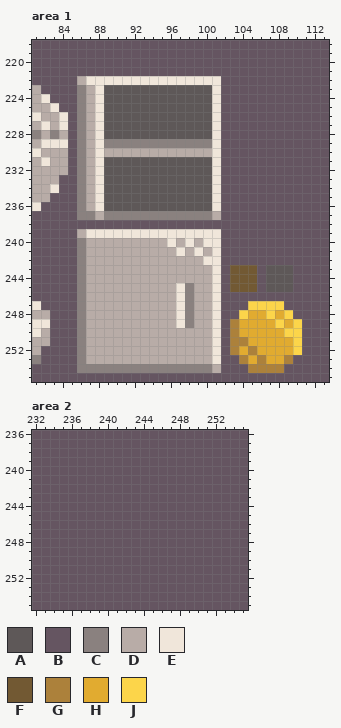
Pixel-art file: Assets/Yaya/Artwork/Environment/Furniture.ase. Above, as it was before the edit.
256x256 pixels, 1 frame. Colours within 5 levels of each other are drawn and written as one. Shown: area 1: x 81..113, y 218..255; area 2: x 232..255, y 236..255. The commit also changed other parts of the picture, which this record leaves out.
Visible layers, top first: "Furniture", "Background".
Palette (. is transparent): A #5e5858  B #655561  C #8a817f  D #b8aca7  E #f0e6da  F #725933  G #ac813b  H #e1ab30  J #fcd54a
Pixels before, area 1, first column x 81:
218 BBBBBBBBBBBBBBBBBBBBBBBBBBBBBBBBB
219 BBBBBBBBBBBBBBBBBBBBBBBBBBBBBBBBB
220 BBBBBBBBBBBBBBBBBBBBBBBBBBBBBBBBB
221 BBBBBBBBBBBBBBBBBBBBBBBBBBBBBBBBB
222 BBBBBDEEEEEEEEEEEEEEEBBBBBBBBBBBB
223 DBBBBCDEAAAAAAAAAAAAEBBBBBBBBBBBB
224 DEBBBCDEAAAAAAAAAAAAEBBBBBBBBBBBB
225 DDEBBCDEAAAAAAAAAAAAEBBBBBBBBBBBB
226 EDDEBCDEAAAAAAAAAAAAEBBBBBBBBBBBB
227 DEDEBCDEAAAAAAAAAAAAEBBBBBBBBBBBB
228 CDCDBCDEAAAAAAAAAAAAEBBBBBBBBBBBB
229 DEEEBCDECCCCCCCCCCCCEBBBBBBBBBBBB
230 EDDDBCDEDDDDDDDDDDDDEBBBBBBBBBBBB
231 DEDDBCDEAAAAAAAAAAAAEBBBBBBBBBBBB
232 DDDDBCDEAAAAAAAAAAAAEBBBBBBBBBBBB
233 DDDBBCDEAAAAAAAAAAAAEBBBBBBBBBBBB
234 DDEBBCDEAAAAAAAAAAAAEBBBBBBBBBBBB
235 DDBBBCDEAAAAAAAAAAAAEBBBBBBBBBBBB
236 EBBBBCDEAAAAAAAAAAAAEBBBBBBBBBBBB
237 BBBBBCCDCCCCCCCCCCCCDBBBBBBBBBBBB
238 BBBBBBBBBBBBBBBBBBBBBBBBBBBBBBBBB
239 BBBBBDEEEEEEEEEEEEEEEBBBBBBBBBBBB
240 BBBBBCDDDDDDDDDEDEDEEBBBBBBBBBBBB
241 BBBBBCDDDDDDDDDDEDEDEBBBBBBBBBBBB
242 BBBBBCDDDDDDDDDDDDDEEBBBBBBBBBBBB
243 BBBBBCDDDDDDDDDDDDDDEBFFFBAAABBBB
244 BBBBBCDDDDDDDDDDDDDDEBFFFBAAABBBB
245 BBBBBCDDDDDDDDDDECDDEBFFFBAAABBBB
246 BBBBBCDDDDDDDDDDECDDEBBBBBBBBBBBB
247 EBBBBCDDDDDDDDDDECDDEBBBJJJJBBBBB
248 DDBBBCDDDDDDDDDDECDDEBBJHHJHJBBBB
249 EEBBBCDDDDDDDDDDECDDEBGHHHHJHJBBB
250 EDBBBCDDDDDDDDDDDDDDEBGHHHHHJJBBB
251 DDBBBCDDDDDDDDDDDDDDEBGGHHHHHJBBB
252 DBBBBCDDDDDDDDDDDDDDEBGHGHHHHJBBB
253 CBBBBCDDDDDDDDDDDDDDEBBGHGHHGBBBB
254 BBBBBCCCCCCCCCCCCCCCDBBBGGGGBBBBB
255 BBBBBBBBBBBBBBBBBBBBBBBBBBBBBBBBB
Pixels before, area 2, first column x 232:
236 BBBBBBBBBBBBBBBBBBBBBBBB
237 BBBBBBBBBBBBBBBBBBBBBBBB
238 BBBBBBBBBBBBBBBBBBBBBBBB
239 BBBBBBBBBBBBBBBBBBBBBBBB
240 BBBBBBBBBBBBBBBBBBBBBBBB
241 BBBBBBBBBBBBBBBBBBBBBBBB
242 BBBBBBBBBBBBBBBBBBBBBBBB
243 BBBBBBBBBBBBBBBBBBBBBBBB
244 BBBBBBBBBBBBBBBBBBBBBBBB
245 BBBBBBBBBBBBBBBBBBBBBBBB
246 BBBBBBBBBBBBBBBBBBBBBBBB
247 BBBBBBBBBBBBBBBBBBBBBBBB
248 BBBBBBBBBBBBBBBBBBBBBBBB
249 BBBBBBBBBBBBBBBBBBBBBBBB
250 BBBBBBBBBBBBBBBBBBBBBBBB
251 BBBBBBBBBBBBBBBBBBBBBBBB
252 BBBBBBBBBBBBBBBBBBBBBBBB
253 BBBBBBBBBBBBBBBBBBBBBBBB
254 BBBBBBBBBBBBBBBBBBBBBBBB
255 BBBBBBBBBBBBBBBBBBBBBBBB
After:
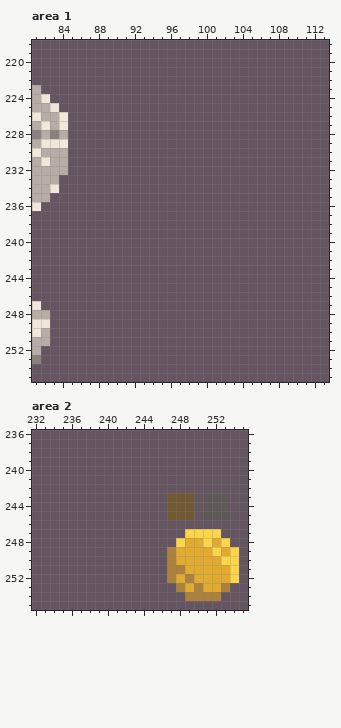
The edit:
Area 1, layer "Furniture":
The author changed colour A to colour B in rows 223 to 228 at x 89 to 100; in rows 231 to 236 at x 89 to 100; in rows 243 to 245 at x 107 to 109.
The author changed colour C to colour B in rows 223 to 228 at x 86; in row 229 at x 86 and 89 to 100; in rows 230 to 236 at x 86; in row 237 at x 86 to 87 and 89 to 100; in rows 240 to 244 at x 86; in rows 245 to 249 at x 86 and 98.
The author changed colour C to colour B in rows 250 to 253 at x 86; in row 254 at x 86 to 100.
The author changed colour D to colour B in row 222 at x 86; in rows 223 to 229 at x 87; in row 230 at x 87 and 89 to 100; in rows 231 to 236 at x 87; in row 237 at x 88 and 101; in row 239 at x 86.
The author changed colour D to colour B in row 240 at x 87 to 95, 97 and 99; in row 241 at x 87 to 96, 98 and 100; in row 242 at x 87 to 99; in rows 243 to 244 at x 87 to 100; in rows 245 to 249 at x 87 to 96 and 99 to 100; in rows 250 to 253 at x 87 to 100.
The author changed colour D to colour B in row 254 at x 101.
The author changed colour E to colour B in row 222 at x 87 to 101; in rows 223 to 236 at x 88 and 101; in row 239 at x 87 to 101; in row 240 at x 96, 98 and 100 to 101; in row 241 at x 97, 99 and 101; in row 242 at x 100 to 101.
The author changed colour E to colour B in rows 243 to 244 at x 101; in rows 245 to 249 at x 97 and 101; in rows 250 to 253 at x 101.
The author changed colour F to colour B in rows 243 to 245 at x 103 to 105.
The author changed colour G to colour B in rows 249 to 250 at x 103; in row 251 at x 103 to 104; in row 252 at x 103 and 105; in row 253 at x 104, 106 and 109; in row 254 at x 105 to 108.
The author changed colour H to colour B in row 248 at x 105 to 106 and 108; in row 249 at x 104 to 107 and 109; in row 250 at x 104 to 108; in row 251 at x 105 to 109; in row 252 at x 104 and 106 to 109; in row 253 at x 105 and 107 to 108.
The author changed colour J to colour B in row 247 at x 105 to 108; in row 248 at x 104, 107 and 109; in row 249 at x 108 and 110; in row 250 at x 109 to 110; in rows 251 to 252 at x 110.
Area 2, layer "Furniture":
The author changed colour B to colour A in rows 243 to 245 at x 251 to 253.
The author changed colour B to colour F in rows 243 to 245 at x 247 to 249.
The author changed colour B to colour G in rows 249 to 250 at x 247; in row 251 at x 247 to 248; in row 252 at x 247 and 249; in row 253 at x 248, 250 and 253; in row 254 at x 249 to 252.
The author changed colour B to colour H in row 248 at x 249 to 250 and 252; in row 249 at x 248 to 251 and 253; in row 250 at x 248 to 252; in row 251 at x 249 to 253; in row 252 at x 248 and 250 to 253; in row 253 at x 249 and 251 to 252.
The author changed colour B to colour J in row 247 at x 249 to 252; in row 248 at x 248, 251 and 253; in row 249 at x 252 and 254; in row 250 at x 253 to 254; in rows 251 to 252 at x 254.
